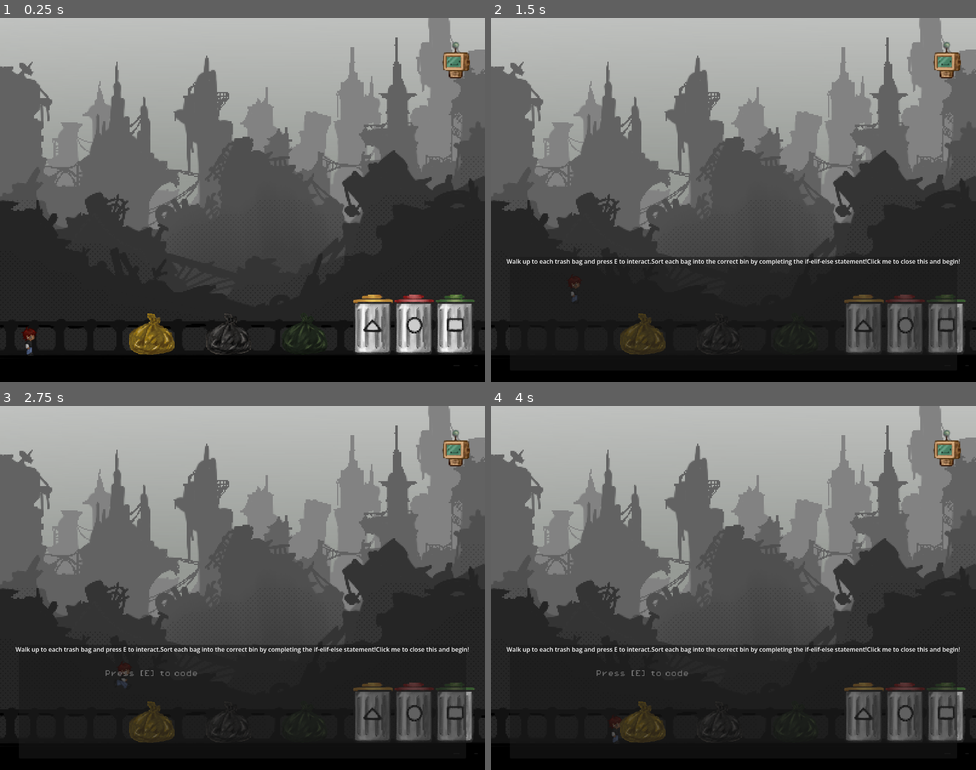
Above: before the commit, frames 1-4 (two rows, left to right).
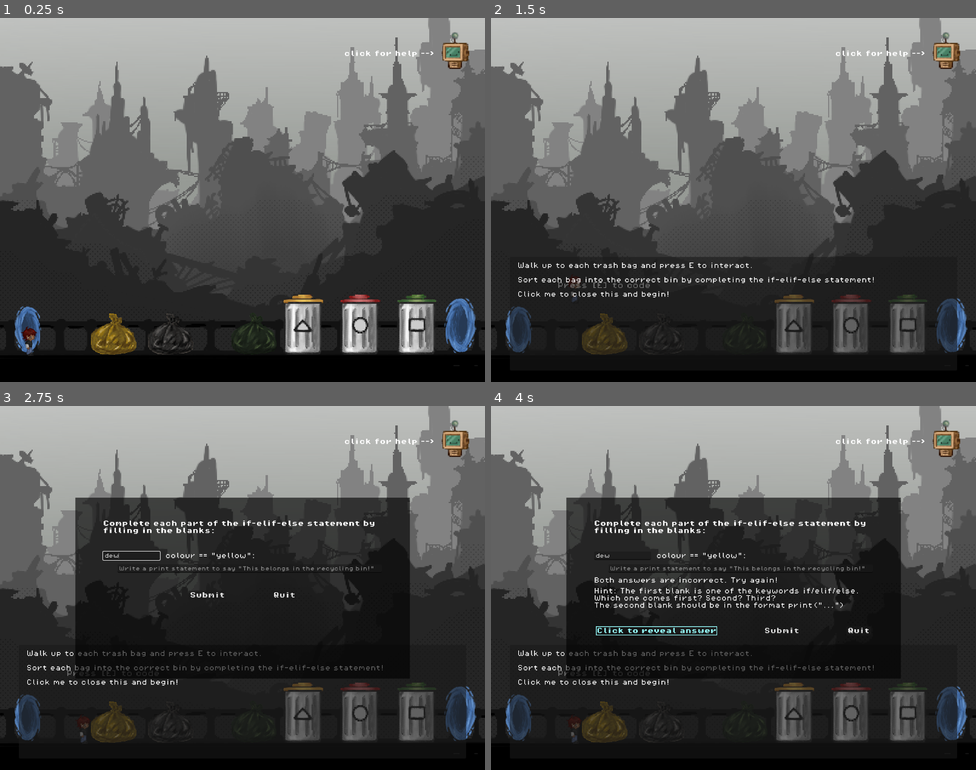
Above: after the commit, the same moments.

Repository: darelroa/GameJam1
Game: Godot game, scene res://scences/world/task_level.tscn
Two runs of this game, one before a commit and one after it. Both use one fixed random seed, a clock stepped at 60 frames per second and the inputs below. This scene is started directly instead of the project's main scene.
Inputs (mouse positions are in pixels of both pictures, inside the frame that each line leads up to):
- Up to frame 1 (0.25 s): no input
- Up to frame 2 (1.5 s): tap Enter at 0.5 s; move the mouse to (946, 65) at 0.52 s; hold D (move_right) 0.53-1.25 s; tap E (interact) at 0.6 s; click (946, 65) at 0.67 s; tap W (move_up) at 0.77 s; click (733, 312) at 1.25 s
- Up to frame 3 (2.75 s): tap E (interact) at 2, 2.1 s; move the mouse to (145, 606) at 2.02 s; hold D (move_right) from 2.03 s (still down); tap W (move_up) at 2.27 s
- Up to frame 4 (4 s): release D (move_right) at 2.75 s; click (699, 595) at 2.75 s, where only the run after the commit has a clickable "Submit"; click (655, 606) at 3.5 s, where only the run after the commit has a clickable "Need a hint?"

The runs differ from the first frame. In frame 1, 7.1% of the frame differs, in the area x 3-99%, y 3-93%; in frame 2, 7.0%; in frame 3, 34%; in frame 4, 34%.

Commit message:
finished trash level

Diff:
--- a/robot.gd
+++ b/robot.gd
@@ -1,7 +1,7 @@
 extends Area2D
 
-@export var dialogue_text: String = ""
-@export var task_text: String = ""
+@export_multiline var dialogue_text: String = ""
+@export_multiline var task_text: String = ""
 
 @onready var dialogue = $DialogueBubble
 @onready var context_label = $DialogueBubble/Control/Panel/ContextLabel
--- a/scences/entities/robot.tscn
+++ b/scences/entities/robot.tscn
@@ -3,6 +3,7 @@
 [ext_resource type="Script" uid="uid://dwpvtthpadqj8" path="res://robot.gd" id="1_wt7ew"]
 [ext_resource type="Texture2D" uid="uid://j8p2iuan5hs" path="res://assets/sprites/claudea/IMG_0683.png" id="2_dgmu8"]
 [ext_resource type="Texture2D" uid="uid://xmvs3024e4n1" path="res://assets/sprites/claudea/IMG_0682.png" id="3_uasak"]
+[ext_resource type="FontFile" uid="uid://bjba4tjgngw1x" path="res://assets/fonts/PixelOperator8.ttf" id="4_dgmu8"]
 
 [sub_resource type="SpriteFrames" id="SpriteFrames_5xb3s"]
 resource_local_to_scene = true
@@ -75,18 +76,26 @@
 anchors_preset = 15
 anchor_right = 1.0
 anchor_bottom = 1.0
+offset_left = 20.0
+offset_top = 15.0
+offset_right = 20.0
+offset_bottom = 15.0
 grow_horizontal = 2
 grow_vertical = 2
-metadata/_edit_use_anchors_ = true
+theme_override_fonts/font = ExtResource("4_dgmu8")
 
 [node name="TaskLabel" type="Label" parent="DialogueBubble/Control/Panel" unique_id=772947692]
 layout_mode = 1
 anchors_preset = 15
 anchor_right = 1.0
 anchor_bottom = 1.0
+offset_left = 20.0
+offset_top = 15.0
+offset_right = 20.0
+offset_bottom = 15.0
 grow_horizontal = 2
 grow_vertical = 2
-metadata/_edit_use_anchors_ = true
+theme_override_fonts/font = ExtResource("4_dgmu8")
 
 [node name="Button" type="Button" parent="DialogueBubble/Control/Panel" unique_id=1858606581]
 layout_mode = 1
--- a/scences/portal.tscn
+++ b/scences/portal.tscn
@@ -1,13 +1,15 @@
 [gd_scene format=3 uid="uid://brckopgwwyx8y"]
 
+[ext_resource type="Script" uid="uid://b74kqglo0t10m" path="res://scripts/portal.gd" id="1_grujp"]
 [ext_resource type="Texture2D" uid="uid://btlrfmyxroe4i" path="res://assets/sprites/objects/IMG_0694.PNG" id="2_1m71y"]
 [ext_resource type="FontFile" uid="uid://bjba4tjgngw1x" path="res://assets/fonts/PixelOperator8.ttf" id="3_ao41h"]
 
 [sub_resource type="RectangleShape2D" id="RectangleShape2D_y6pxl"]
-size = Vector2(47, 139)
+size = Vector2(111, 139)
 
 [node name="Portal" type="Area2D" unique_id=1329248294]
 position = Vector2(-7, -14)
+script = ExtResource("1_grujp")
 
 [node name="Sprite2D" type="Sprite2D" parent="." unique_id=1686311727]
 position = Vector2(-4.2500305, 1.25)
@@ -15,15 +17,15 @@
 texture = ExtResource("2_1m71y")
 
 [node name="Label" type="Label" parent="." unique_id=1352453412]
-offset_left = -80.0
-offset_top = -103.0
-offset_right = 94.0
-offset_bottom = -84.0
+offset_left = -137.0
+offset_top = -123.0
+offset_right = 37.0
+offset_bottom = -104.0
 theme_override_fonts/font = ExtResource("3_ao41h")
 theme_override_font_sizes/font_size = 12
 text = "Press [E] to enter"
 metadata/_edit_use_anchors_ = true
 
 [node name="CollisionShape2D" type="CollisionShape2D" parent="." unique_id=1305548898]
-position = Vector2(2.5, 2.5)
+position = Vector2(-7.5, 2.5)
 shape = SubResource("RectangleShape2D_y6pxl")
--- a/scences/world/task_level.tscn
+++ b/scences/world/task_level.tscn
@@ -9,6 +9,9 @@
 [ext_resource type="PackedScene" uid="uid://b1tfei4txxpry" path="res://scences/world/objects/trash_bag.tscn" id="6_xbi5j"]
 [ext_resource type="PackedScene" uid="uid://b7sd7cyes8c6x" path="res://scences/ui/task_dialogue.tscn" id="7_nry0w"]
 [ext_resource type="PackedScene" uid="uid://dcn58qravf44u" path="res://scences/entities/robot.tscn" id="8_y6sbr"]
+[ext_resource type="FontFile" uid="uid://dysj28cm65uu0" path="res://assets/fonts/PixelOperator8-Bold.ttf" id="9_ji8q2"]
+[ext_resource type="PackedScene" uid="uid://brckopgwwyx8y" path="res://scences/portal.tscn" id="11_qbsia"]
+[ext_resource type="Texture2D" uid="uid://btlrfmyxroe4i" path="res://assets/sprites/objects/IMG_0694.PNG" id="12_xbi5j"]
 
 [sub_resource type="RectangleShape2D" id="RectangleShape2D_3a2um"]
 size = Vector2(1281, 70)
@@ -24,6 +27,17 @@
 scale = Vector2(0.64016664, 0.6401667)
 texture = ExtResource("1_kmj0d")
 
+[node name="Portal" parent="." unique_id=1329248294 instance=ExtResource("11_qbsia")]
+position = Vector2(1219, 810)
+collision_layer = 256
+target_scene = "res://scences/world/task_level.tscn"
+
+[node name="Sprite2D2" type="Sprite2D" parent="." unique_id=1203429755]
+position = Vector2(73.25001, 822.25006)
+scale = Vector2(0.062250014, 0.062250014)
+texture = ExtResource("12_xbi5j")
+flip_h = true
+
 [node name="ground" type="StaticBody2D" parent="." unique_id=1751011629]
 collision_layer = 256
 
@@ -32,17 +46,17 @@
 shape = SubResource("RectangleShape2D_3a2um")
 
 [node name="BinYellow" type="Sprite2D" parent="." unique_id=501261367]
-position = Vector2(984, 808)
+position = Vector2(800, 808)
 scale = Vector2(0.08, 0.08)
 texture = ExtResource("2_y6sbr")
 
 [node name="BinRed" type="Sprite2D" parent="." unique_id=174819291]
-position = Vector2(1093, 808)
+position = Vector2(950, 808)
 scale = Vector2(0.08, 0.08)
 texture = ExtResource("4_ji8q2")
 
 [node name="BinGreen" type="Sprite2D" parent="." unique_id=1879479631]
-position = Vector2(1201, 808)
+position = Vector2(1100, 808)
 scale = Vector2(0.08, 0.08)
 texture = ExtResource("3_hbk87")
 
@@ -50,22 +64,22 @@
 position = Vector2(77, 849)
 
 [node name="TrashBagYellow" parent="." unique_id=150704496 instance=ExtResource("6_xbi5j")]
-position = Vector2(401, 833)
+position = Vector2(300, 833)
 scale = Vector2(0.06, 0.06)
 collision_layer = 1
-bin_position = Vector2(984, 670)
+bin_position = Vector2(800, 670)
 
 [node name="TrashBagRed" parent="." unique_id=314912483 instance=ExtResource("6_xbi5j")]
-position = Vector2(603.00006, 833)
+position = Vector2(450, 833)
 scale = Vector2(0.06, 0.06)
 bag_colour = "red"
-bin_position = Vector2(1093, 670)
+bin_position = Vector2(950, 670)
 
 [node name="TrashBagGreen" parent="." unique_id=1188263541 instance=ExtResource("6_xbi5j")]
-position = Vector2(804, 833)
+position = Vector2(670, 833)
 scale = Vector2(0.06, 0.06)
 bag_colour = "green"
-bin_position = Vector2(1201, 670)
+bin_position = Vector2(1100, 670)
 
 [node name="TaskDialog" parent="." unique_id=1800230298 instance=ExtResource("7_nry0w")]
 
@@ -80,8 +94,29 @@
 position = Vector2(-24, 611)
 shape = SubResource("RectangleShape2D_kmj0d")
 
+[node name="Label" type="Label" parent="." unique_id=7972742]
+offset_left = 908.0
+offset_top = 86.0
+offset_right = 1188.0
+offset_bottom = 109.0
+theme_override_fonts/font = ExtResource("9_ji8q2")
+text = "click for help -->"
+
 [node name="robot" parent="." unique_id=1608089942 instance=ExtResource("8_y6sbr")]
 process_mode = 3
-position = Vector2(1198, 117)
-dialogue_text = "Remember, an if-elif-else statement checks whether a condition is true!Structure:if <condition 1>:    <run this code...>elif <condition 2>:    <run this code...>else:    <run this code...>"
-task_text = "Walk up to each trash bag and press E to interact.Sort each bag into the correct bin by completing the if-elif-else statement!Click me to close this and begin!"
+position = Vector2(1196, 92)
+dialogue_text = "Remember, an if-elif-else statement checks conditions
+
+Structure:
+
+if <condition 1 is true>:
+    do this...
+elif <condition 2 is true>:
+    do this...
+else:
+	do this..."
+task_text = "Walk up to each trash bag and press E to interact.
+
+Sort each bag into the correct bin by completing the if-elif-else statement!
+
+Click me to close this and begin!"
--- /dev/null
+++ b/scripts/portal.gd
@@ -0,0 +1,34 @@
+extends Area2D
+
+@export var target_scene: String = ""
+
+var player_nearby: bool = false
+
+@onready var sprite: Sprite2D = $Sprite2D
+@onready var label: Label = $Label
+
+func _ready() -> void:
+	body_entered.connect(_on_body_entered)
+	body_exited.connect(_on_body_exited)
+	label.visible = false
+
+func _process(_delta: float) -> void:
+	if player_nearby:
+		if Input.is_action_just_pressed("interact"):
+			go_to_target_scene()
+
+func _on_body_entered(body: Node) -> void:
+	if body is Player:
+		player_nearby = true
+		label.visible = true
+
+func _on_body_exited(body: Node) -> void:
+	if body is Player:
+		player_nearby = false
+		label.visible = false
+
+func go_to_target_scene() -> void:
+	if target_scene == "":
+		print("Portal error: no target scene set!")
+		return
+	get_tree().change_scene_to_file(target_scene)
--- a/scripts/task_dialogue.gd
+++ b/scripts/task_dialogue.gd
@@ -16,7 +16,6 @@
 var correct_answer2: String = ""
 var calling_bag = null
 
-# Tracks the hint state: 0 = no hint, 1 = hint shown, 2 = answer revealed
 var hint_state: int = 0
 
 func _ready() -> void:
@@ -34,7 +33,7 @@
 	quit_button.add_theme_font_override("font", font_bold)
 
 	panel.visible = false
-	hint_button.visible = false  # hint button only appears after a wrong answer
+	hint_button.visible = false
 
 	submit_button.pressed.connect(_on_submit_pressed)
 	hint_button.pressed.connect(_on_hint_button_pressed)
@@ -54,7 +53,6 @@
 	line_edit1.text = ""
 	line_edit2.text = ""
 
-	# Reset all hint/answer/error state every time the dialog opens
 	error_label.visible = false
 	hint_label.visible = false
 	answer_label.visible = false
@@ -84,12 +82,11 @@
 			error_label.text = "The print statement is incorrect. Try again!"
 		error_label.visible = true
 
-		# Show the hint button after the first wrong attempt
 		hint_button.visible = true
 
 func _on_hint_button_pressed() -> void:
 	if hint_state == 0:
-		# First press: show a hint describing what to write
+
 		hint_label.text = "Hint: The first blank is one of the keywords if/elif/else.
 		Which one comes first? Second? Third?\n" \
 						+ "The second blank should be in the format print(\"...\")"
@@ -98,15 +95,15 @@
 		hint_state = 1
 
 	elif hint_state == 1:
-		# Second press: reveal the actual answers as text
+
 		answer_label.text = "Answer:\n  Line 1: %s\n  Line 2: %s" \
 							% [correct_answer1, correct_answer2]
 		answer_label.visible = true
-		hint_button.visible = false  # hide the button once answer is shown
+		hint_button.visible = false
 		hint_state = 2
 
 func _on_quit_pressed() -> void:
-	# Close the dialog and unfreeze the game without solving the bag
+
 	panel.visible = false
 	get_tree().paused = false
 
--- a/scripts/task_level.gd
+++ b/scripts/task_level.gd
@@ -1,4 +1,4 @@
 extends Node2D
 
 func _ready() -> void:
-	pass  # robot.gd handles its own pausing now
+	pass
--- a/scripts/trash_bag.gd
+++ b/scripts/trash_bag.gd
@@ -1,11 +1,8 @@
 extends Area2D
 
-# ─── Configuration (set these in the Inspector for each bag) ───────────────────
-@export var bag_colour: String = "yellow"   # "yellow", "red", or "green"
-@export var bin_position: Vector2 = Vector2(300, 0)  # where the matching bin is
+@export var bag_colour: String = "yellow"
+@export var bin_position: Vector2 = Vector2(300, 0)
 
-# ─── The fill-in-the-blank puzzle data for each bag ────────────────────────────
-# Each bag has its own puzzle prompt and the correct answer the player must type.
 const PUZZLES = {
 	"yellow": {
 		"prompt": "Complete each part of the if-elif-else statement by filling in the blanks:",
@@ -47,43 +44,36 @@
 			self
 		)
 
-# ─── Internal state ─────────────────────────────────────────────────────────────
-var player_nearby: bool = false   # is the player inside our Area2D?
-var is_solved: bool = false       # has this bag been correctly sorted?
+var player_nearby: bool = false
+var is_solved: bool = false
 
-# ─── Node references ────────────────────────────────────────────────────────────
 @onready var label: Label = $Label
 @onready var sprite: Sprite2D = $Sprite2D
 
 func _ready() -> void:
-	# Load the correct bag image based on bag_colour
+
 	sprite.texture = load("res://assets/sprites/trash/bag_%s.png" % bag_colour)
-	label.visible = false  # hide the hint label until the player is nearby
+	label.visible = false
 
-	# Connect the Area2D signals so we know when the player enters/exits
 	body_entered.connect(_on_body_entered)
 	body_exited.connect(_on_body_exited)
 
 func _process(_delta: float) -> void:
-	# Every frame, check if the player is nearby AND pressed E
 	if player_nearby and not is_solved:
 		if Input.is_action_just_pressed("interact"):
 			open_dialog()
 
 func _on_body_entered(body: Node) -> void:
-	# This runs when something walks into our Area2D
 	if body is Player:
 		player_nearby = true
-		label.visible = true   # show "Press E to interact"
+		label.visible = true
 
 func _on_body_exited(body: Node) -> void:
-	# This runs when something walks out of our Area2D
 	if body is Player:
 		player_nearby = false
-		label.visible = false  # hide the hint
+		label.visible = false
 
 func solve() -> void:
-	# Called by the dialog when the player enters the correct answer
 	is_solved = true
 	label.visible = false
 	play_sort_animation()
@@ -92,25 +82,20 @@
 	var start = global_position
 	var end = bin_position
 
-	# Calculate a midpoint above both the bag and bin to create the arc
 	var mid = (start + end) / 2.0
-	mid.y -= 300.0  # how high the arc goes — increase this for a bigger curve
+	mid.y -= 300.0
 
-	var duration = 1.4  # total flight time in seconds — increase for slower
-	var steps = 40      # how many steps the curve is broken into — more = smoother
+	var duration = 1.4
+	var steps = 40
 
 	var tween = create_tween()
 
 	for i in range(1, steps + 1):
-		var t = float(i) / float(steps)  # t goes from 0.0 to 1.0
-
-		# Quadratic bezier formula: calculates a point along the curved path
-		# P = (1-t)² * start  +  2(1-t)t * mid  +  t² * end
+		var t = float(i) / float(steps)
 		var point = (1 - t) * (1 - t) * start \
 				  + 2 * (1 - t) * t * mid \
 				  + t * t * end
 
 		tween.tween_property(self, "global_position", point, duration / steps)
 
-	# After the arc finishes, delete the bag
 	tween.tween_callback(queue_free)
Not shown, added: scripts/portal.gd.uid
